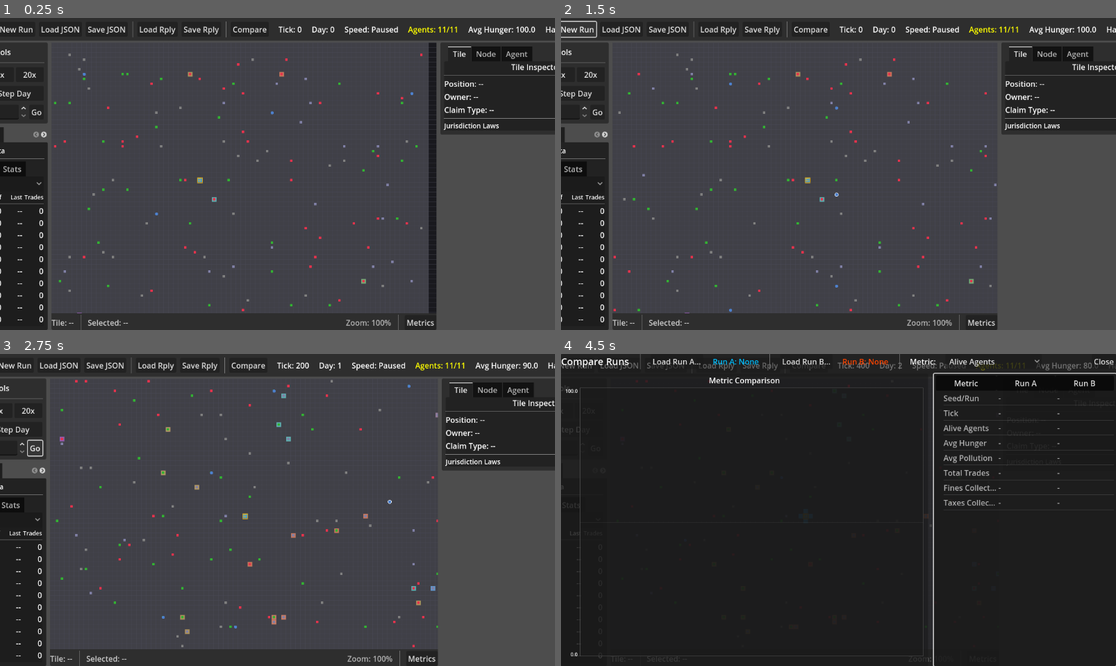
Above: before the commit, frames 1-4 (two rows, left to right).
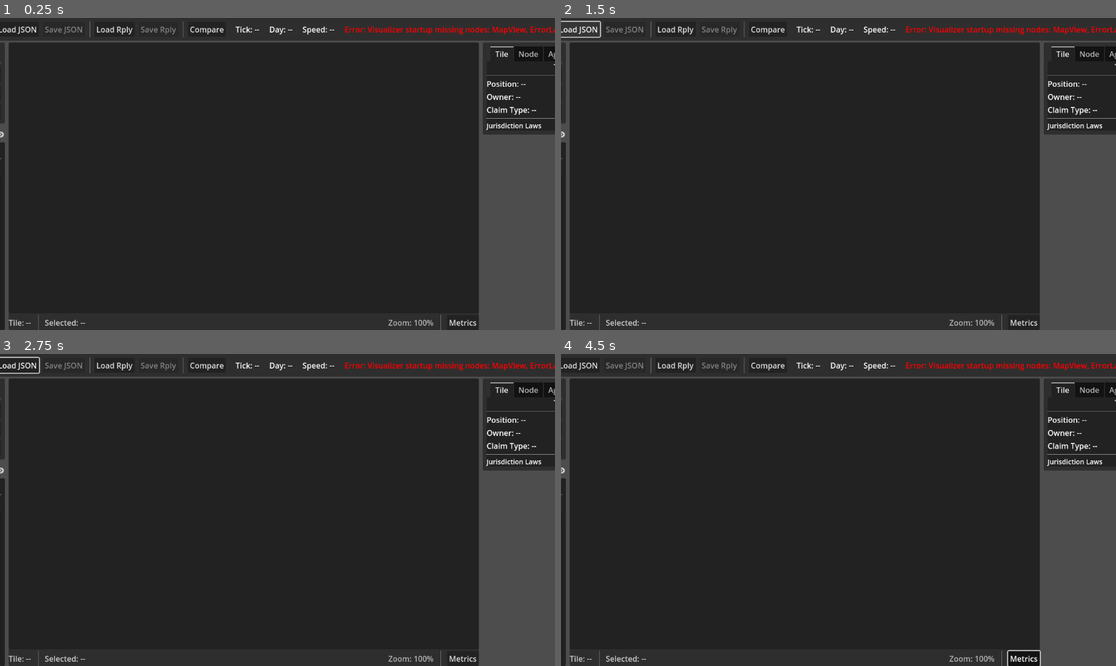
Above: after the commit, the same moments.

Repository: dfrer/societies
Game: Godot game, scene res://viz/visualizer_main.tscn
The game is run twice, just before and just after one commit, with the same random seed, the same clock (stepped at 60 frames per second) and the same inputs.
Inputs (mouse positions are in pixels of both pictures, inside the frame that each line leads up to):
- Up to frame 1 (0.25 s): no input
- Up to frame 2 (1.5 s): click (577, 30) at 0.5 s, where only the run before the commit has a clickable "New Run"; click (577, 30) at 1.25 s, where only the run before the commit has a clickable "New Run"
- Up to frame 3 (2.75 s): click (38, 447) at 2 s, where only the run before the commit has a clickable "Go"
- Up to frame 4 (4.5 s): click (594, 447) at 2.75 s, where only the run before the commit has a clickable "Go"; click "Compare" at 3.5 s; click "Metrics" at 4.25 s

The runs differ from the first frame. In frame 1, 69% of the frame differs, in the area x 0-100%, y 1-100%; in frame 2, 70%; in frame 3, 71%, in the area x 0-100%, y 0-100%; in frame 4, 14%.
Error after the commit: Parse Error: Cannot infer the type of "parts" variable because the value doesn't have a set type. (res://viz/map/map_view.gd:262)

Commit message:
Cache map base and pollution layers

Diff:
--- a/viz/map/map_view.gd
+++ b/viz/map/map_view.gd
@@ -58,6 +58,10 @@
 var _claims: Dictionary = {}
 var _pollution_data: Dictionary = {}
 var _avg_pollution: float = 0.0
+var _claims_texture: ImageTexture = null
+var _pollution_texture: ImageTexture = null
+var _claims_dirty: bool = true
+var _pollution_dirty: bool = true
 
 ## Selected agent target position for line drawing (-1,-1 means no target)
 var _agent_target_pos: Vector2i = Vector2i(-1, -1)
@@ -96,6 +100,8 @@
 	world_width = width
 	world_height = height
 	selection.set_world_size(width, height)
+	_claims_dirty = true
+	_pollution_dirty = true
 	_center_view()
 
 
@@ -106,6 +112,7 @@
 
 	_snapshot = snapshot
 	_avg_pollution = snapshot.get("avg_pollution", 0.0)
+	_pollution_dirty = true
 	_last_snapshot_hash = new_hash
 	queue_redraw()
 
@@ -120,6 +127,8 @@
 	_resource_nodes = world_data.get("resource_nodes", [])
 	_workshops = world_data.get("workshops", [])
 	_pollution_data = world_data.get("pollution", [])
+	_claims_dirty = true
+	_pollution_dirty = true
 	_last_world_hash = new_hash
 	queue_redraw()
 
@@ -145,6 +154,8 @@
 
 
 func _on_overlay_settings_changed() -> void:
+	_claims_dirty = true
+	_pollution_dirty = true
 	queue_redraw()
 
 
@@ -160,12 +171,24 @@
 	start_tile = start_tile.clamp(Vector2i.ZERO, Vector2i(world_width - 1, world_height - 1))
 	end_tile = end_tile.clamp(Vector2i.ZERO, Vector2i(world_width - 1, world_height - 1))
 
-	# Draw base tiles with claims coloring
-	_draw_tiles(start_tile, end_tile, effective_tile_size)
+	# Draw base tiles with claims coloring (cached)
+	_ensure_claims_cache()
+	if _claims_texture != null:
+		var world_rect := Rect2(
+			camera_offset,
+			Vector2(world_width * tile_size, world_height * tile_size) * zoom_level
+		)
+		draw_texture_rect(_claims_texture, world_rect, false)
 
 	# Draw pollution overlay
 	if overlay_settings.show_pollution:
-		_draw_pollution_overlay(start_tile, end_tile, effective_tile_size)
+		_ensure_pollution_cache()
+		if _pollution_texture != null:
+			var world_rect := Rect2(
+				camera_offset,
+				Vector2(world_width * tile_size, world_height * tile_size) * zoom_level
+			)
+			draw_texture_rect(_pollution_texture, world_rect, false)
 
 	# Draw resource nodes
 	if overlay_settings.show_resources:
@@ -192,6 +215,73 @@
 
 	# Draw selection and hover
 	_draw_selection(start_tile, end_tile, effective_tile_size)
+
+
+func _ensure_claims_cache() -> void:
+	if not _claims_dirty and _claims_texture != null:
+		return
+	if world_width <= 0 or world_height <= 0 or tile_size <= 0:
+		return
+
+	var image := Image.create(world_width * tile_size, world_height * tile_size, false, Image.FORMAT_RGBA8)
+	for y in range(world_height):
+		for x in range(world_width):
+			var tile_key := "%d,%d" % [x, y]
+			var base_color: Color
+
+			if overlay_settings.show_claims:
+				var owner_id: int = 0
+				if _claims.has(tile_key):
+					owner_id = _claims[tile_key]
+				base_color = overlay_settings.get_owner_color(owner_id)
+			else:
+				base_color = overlay_settings.COLOR_UNCLAIMED
+
+			image.fill_rect(Rect2i(x * tile_size, y * tile_size, tile_size, tile_size), base_color)
+
+	if _claims_texture == null \
+			or _claims_texture.get_width() != image.get_width() \
+			or _claims_texture.get_height() != image.get_height():
+		_claims_texture = ImageTexture.create_from_image(image)
+	else:
+		_claims_texture.update(image)
+	_claims_dirty = false
+
+
+func _ensure_pollution_cache() -> void:
+	if not _pollution_dirty and _pollution_texture != null:
+		return
+	if world_width <= 0 or world_height <= 0 or tile_size <= 0:
+		return
+
+	var image := Image.create(world_width * tile_size, world_height * tile_size, false, Image.FORMAT_RGBA8)
+	image.fill(Color(0.0, 0.0, 0.0, 0.0))
+
+	if _pollution_data.size() > 0:
+		for key in _pollution_data.keys():
+			var parts := key.split(",")
+			if parts.size() != 2:
+				continue
+			var x := int(parts[0])
+			var y := int(parts[1])
+			if x < 0 or x >= world_width or y < 0 or y >= world_height:
+				continue
+			var pollution: float = _pollution_data[key]
+			if pollution <= 0.01:
+				continue
+			var pollution_color := overlay_settings.get_pollution_color(pollution)
+			image.fill_rect(Rect2i(x * tile_size, y * tile_size, tile_size, tile_size), pollution_color)
+	elif _avg_pollution > 0.01:
+		var tint := overlay_settings.get_global_pollution_tint(_avg_pollution)
+		image.fill(tint)
+
+	if _pollution_texture == null \
+			or _pollution_texture.get_width() != image.get_width() \
+			or _pollution_texture.get_height() != image.get_height():
+		_pollution_texture = ImageTexture.create_from_image(image)
+	else:
+		_pollution_texture.update(image)
+	_pollution_dirty = false
 
 
 func _draw_tiles(start_tile: Vector2i, end_tile: Vector2i, effective_tile_size: float) -> void:
